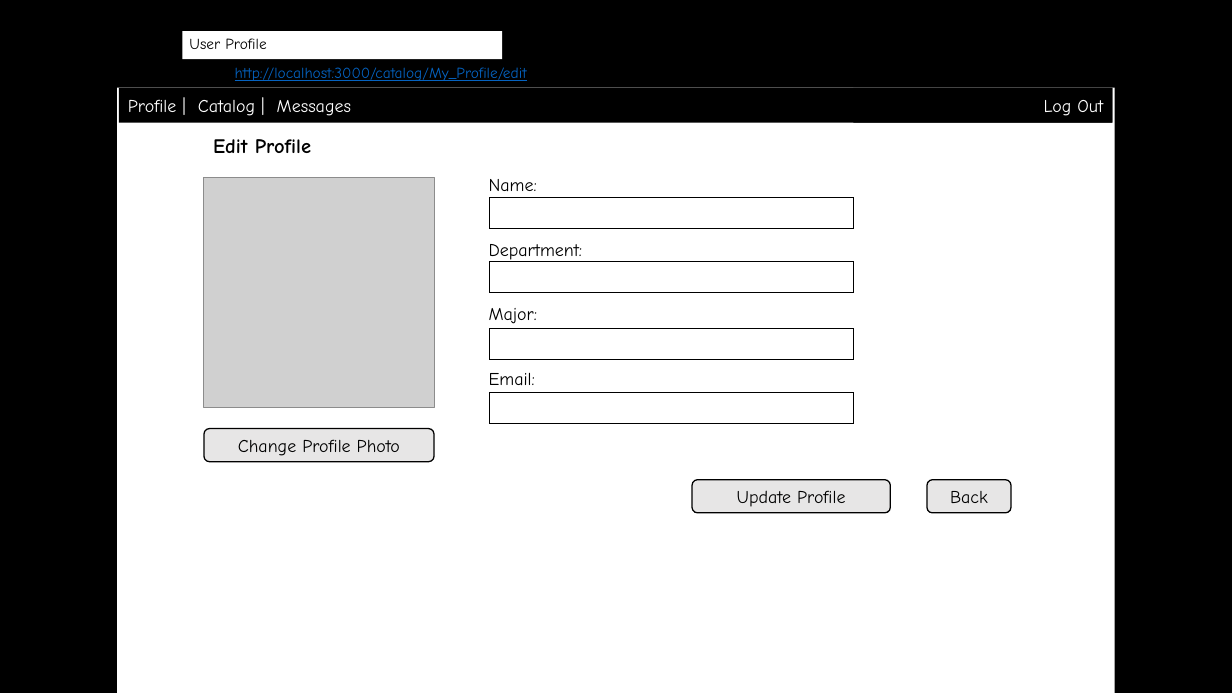
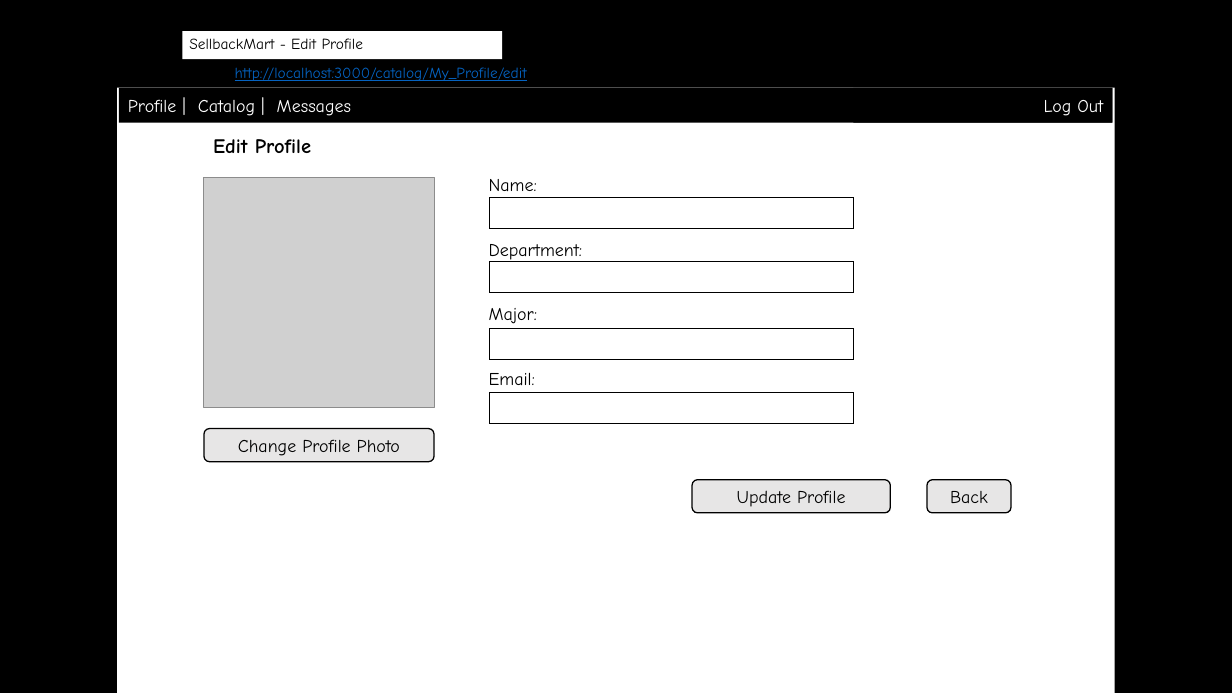
Before and after one commit to byllynho/SellBackMart, a slide deck: slide 14 of docs/wireframes/wireframes.pptx (slide 11 before the commit). Drawn at 1232x693 pixels with LibreOffice and Linux fonts; fonts in the diff are those of the drawing; grey boxes stand for pictures; background and template pictures are left out. Boxes give left, top, right and bottom in pixels: in the first picture for what was removed or moved away, otherwise in the second. Text is boxed around its words. In the diff, an @@ line names an element or a change of style, - is before the commit and + after.

```diff
--- a/docs/wireframes/wireframes.pptx
+++ b/docs/wireframes/wireframes.pptx
@@ text at bbox=[189, 38, 363, 49]: text changed @@
-User Profile
+SellbackMart - Edit Profile
```
Also in this commit, not shown: 10 other slides changed, 3 slides added.
